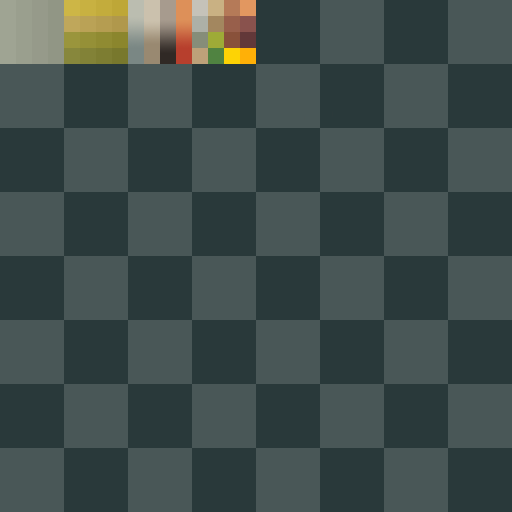
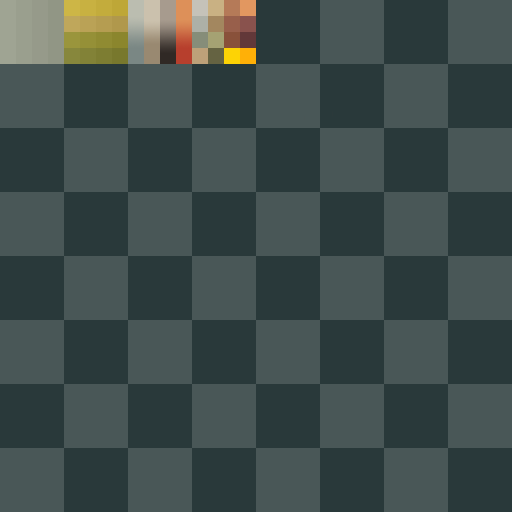
Before/after of a 512×512 layered artwork. What changed in the layer stack:
added layer "Ebene 10" above "Ebene 9" over box(208, 32, 224, 64)
added layer "Ebene 9" (45%) above "Ebene 8" over box(208, 32, 224, 64)
